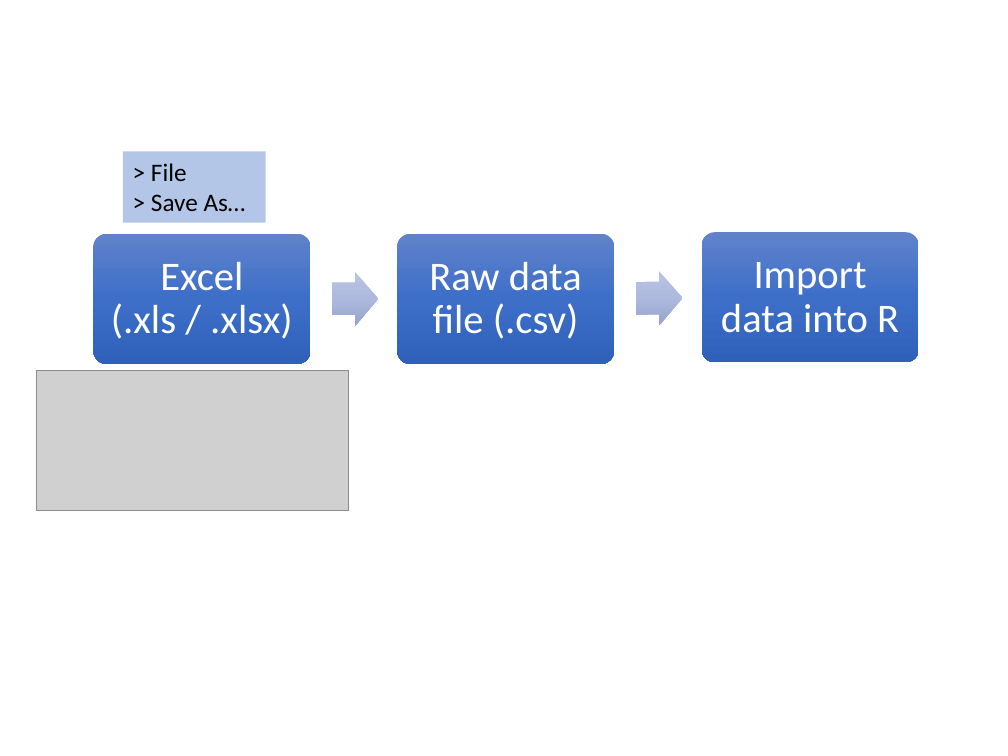
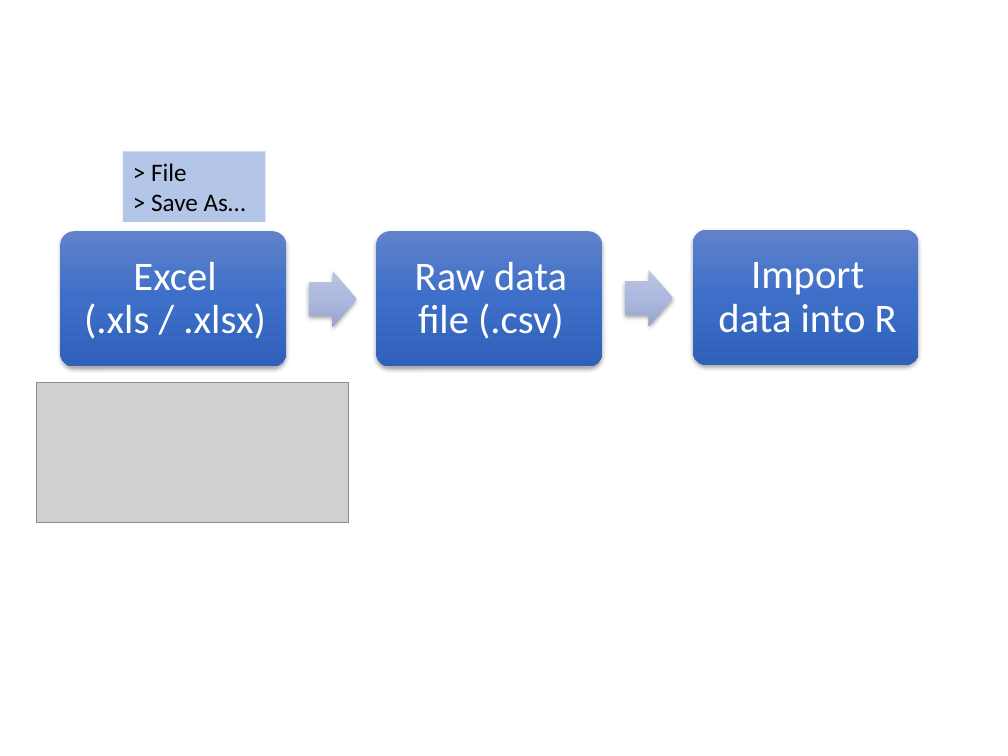
Before and after one commit to mrllynn/DataAnalysisWithR, a slide deck: slide 2 of Lectures/00_Prinscreens_for_Lecture_Slides.pptx. Drawn at 1008x756 pixels with LibreOffice and Linux fonts; fonts in the diff are those of the drawing; grey boxes stand for pictures. Boxes give left, top, right and bottom in pixels: in the first picture for what was removed or moved away, otherwise in the second. Text is boxed around its words. In the diff, an @@ line names an element or a change of style, - is before the commit and + after.

Commit message:
update lecture slides and add printscreen folder "slides_figures" from SPSS booklet (by Sonja)

```diff
--- a/Lectures/00_Prinscreens_for_Lecture_Slides.pptx
+++ b/Lectures/00_Prinscreens_for_Lecture_Slides.pptx
@@ fill none to gradient #6183CB to #3E70CA to #3062BB; shadow on in 3 elements at bbox=[694, 230, 919, 365], bbox=[376, 231, 602, 366], bbox=[60, 231, 286, 366] @@
@@ rounded rectangle "Excel (.xls / .xlsx)": place and size @@
-rounded rectangle "Excel (.xls / .xlsx)" at bbox=[111, 262, 292, 339]
+rounded rectangle "Excel (.xls / .xlsx)" at bbox=[60, 231, 286, 366]
@@ rounded rectangle removed at bbox=[94, 234, 310, 364] @@
@@ rounded rectangle "Raw data file (.csv)": place and size @@
-rounded rectangle "Raw data file (.csv)" at bbox=[429, 262, 582, 339]
+rounded rectangle "Raw data file (.csv)" at bbox=[376, 231, 602, 366]
@@ rounded rectangle removed at bbox=[397, 234, 614, 364] @@
@@ rounded rectangle "Import data into R": place and size @@
-rounded rectangle "Import data into R" at bbox=[721, 262, 899, 333]
+rounded rectangle "Import data into R" at bbox=[694, 230, 919, 365]
@@ rounded rectangle removed at bbox=[702, 232, 918, 362] @@
@@ right arrow at bbox=[308, 271, 356, 327]: shadow on @@
@@ right arrow: place and size @@
-right arrow at bbox=[332, 272, 378, 326]
+right arrow at bbox=[308, 271, 356, 327]
@@ right arrow: place and size @@
-right arrow at bbox=[636, 271, 683, 325]
+right arrow at bbox=[625, 270, 673, 326]
@@ right arrow at bbox=[625, 270, 673, 326]: shadow on @@
@@ picture: place and size @@
-picture at bbox=[36, 371, 349, 511]
+picture at bbox=[36, 382, 349, 522]
```
Also in this commit, not shown: 6 other slides changed, 27 other files.
